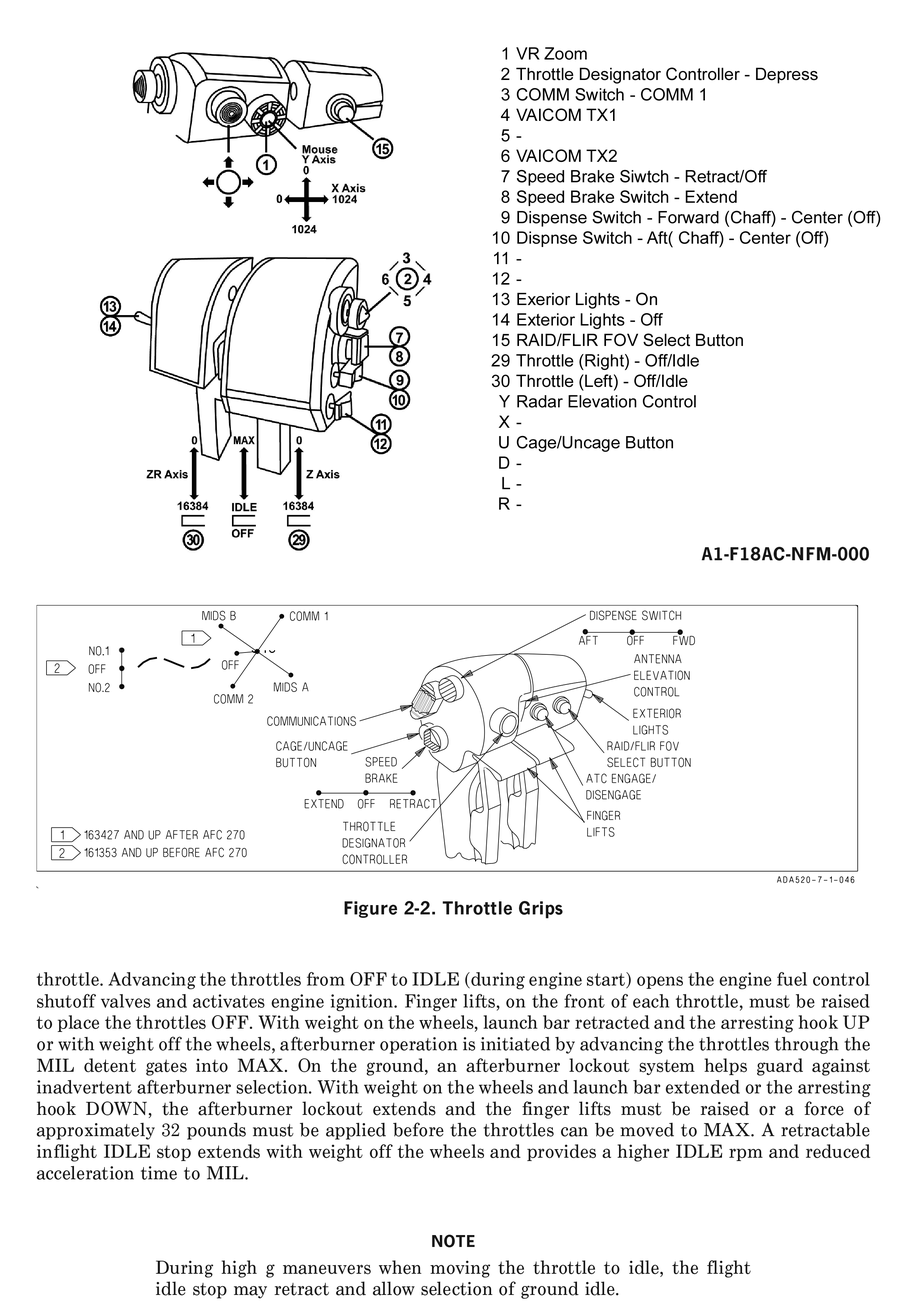
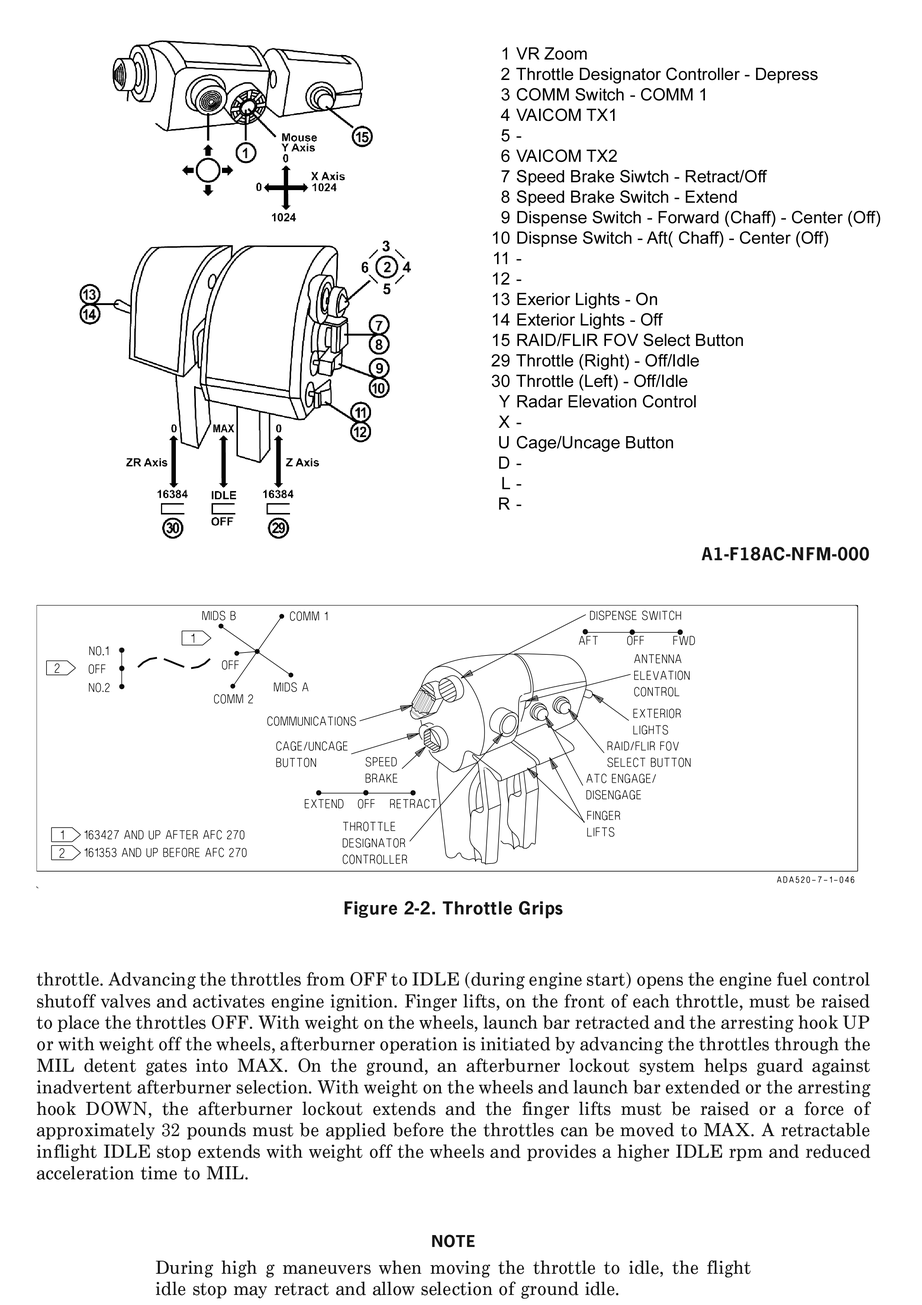
Layers edited between the first and the second 922 × 1305 image:
renamed "Layer 1" to "Wathog throttle", moved it above "Button numbers", painted on it over (x1=79, y1=40, x2=432, y2=653)
